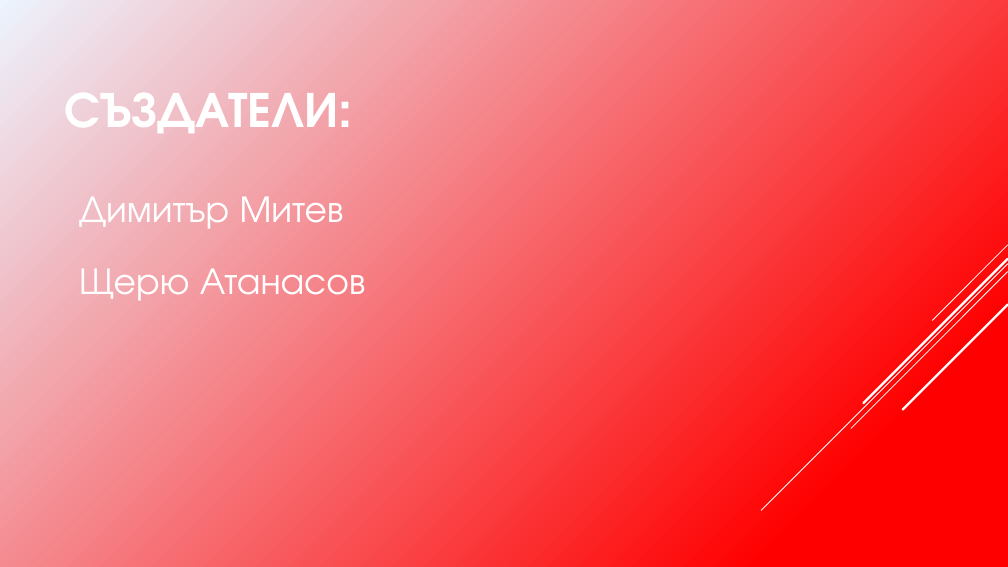
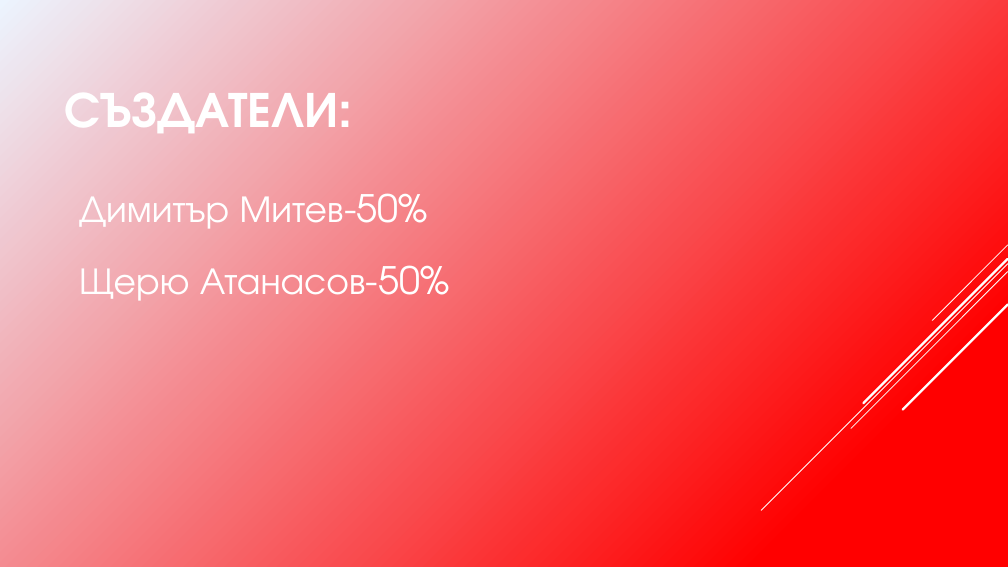
Before and after one commit to dimitardimitrovmitev/COLA-Truck, a slide deck: slide 6 of COLA TRUCK.pptx. Drawn at 1008x567 pixels with LibreOffice and Linux fonts; fonts in the diff are those of the drawing. Boxes give left, top, right and bottom in pixels: in the first picture for what was removed or moved away, otherwise in the second. Text is boxed around its words. In the diff, an @@ line names an element or a change of style, - is before the commit and + after.

```diff
--- a/COLA TRUCK.pptx
+++ b/COLA TRUCK.pptx
@@ text at bbox=[79, 194, 428, 229]: text changed @@
-Димитър Митев
+Димитър Митев-50%
@@ text at bbox=[79, 265, 450, 301]: text changed @@
-Щерю Атанасов
+Щерю Атанасов-50%
```
